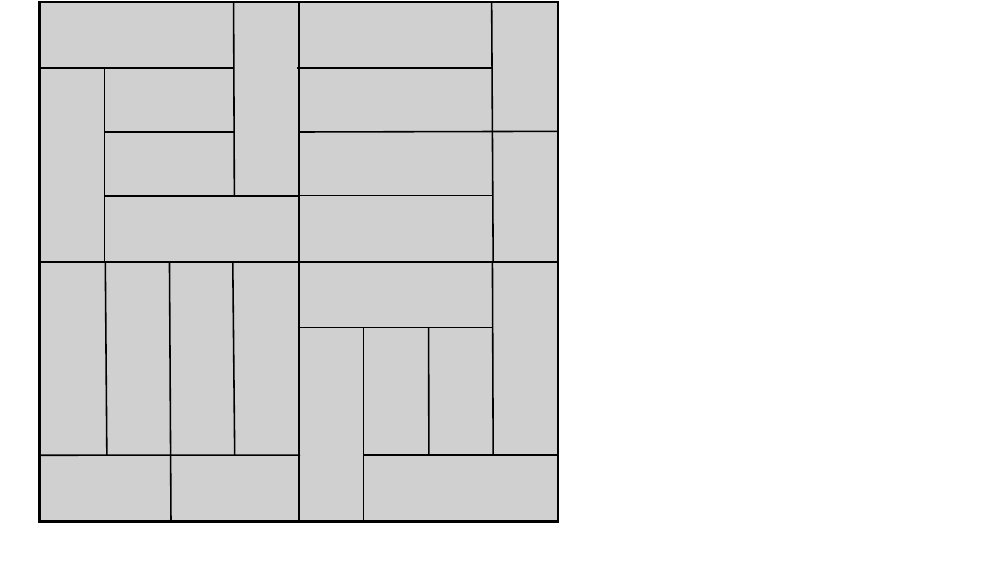
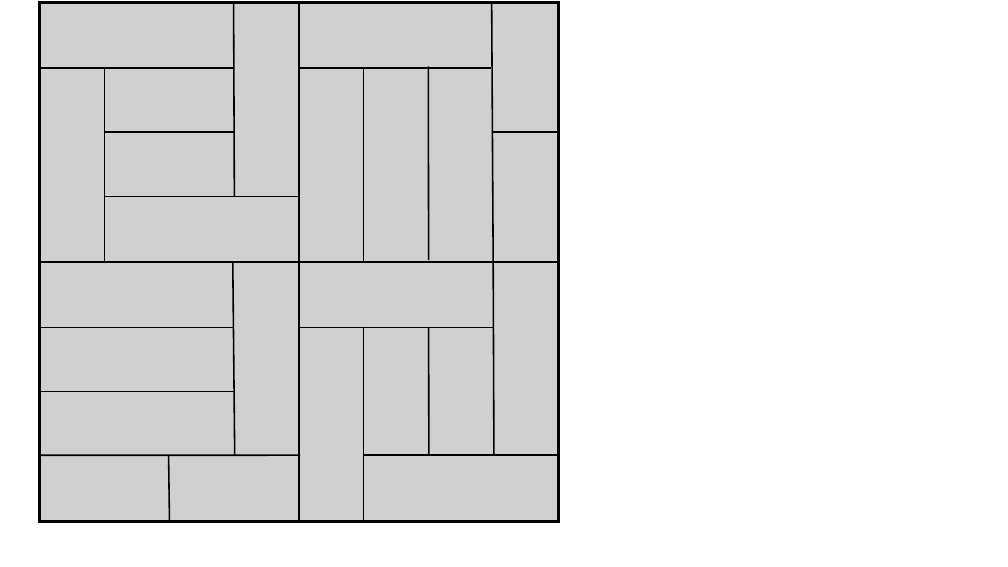
Before and after one commit to Tommy-Dang/wave, a slide deck: slide 1 of images2/Usecase.pptx. Drawn at 1008x567 pixels with LibreOffice and Linux fonts; fonts in the diff are those of the drawing; grey boxes stand for pictures. Boxes give left, top, right and bottom in pixels: in the first picture for what was removed or moved away, otherwise in the second. Text is boxed around its words. In the diff, an @@ line names an element or a change of style, - is before the commit and + after.

```diff
--- a/images2/Usecase.pptx
+++ b/images2/Usecase.pptx
@@ rectangle at [39,2,559,522]: outline #000000 2.25 pt to #000000 3 pt @@
@@ line moved from (300, 196) - (492, 196) to (299, 68) - (491, 68) @@
@@ line moved from (297, 68) - (492, 68) to (364, 262) - (364, 67) @@
@@ line moved from (299, 132) - (558, 132) to (429, 67) - (429, 260) @@
@@ line moved from (107, 455) - (105, 262) to (39, 327) - (234, 327) @@
@@ line moved from (171, 521) - (169, 262) to (234, 392) - (39, 392) @@
@@ line added from (169, 455) to (169, 522), #000000 1.5 pt @@
```
Also in this commit, not shown: 4 other files.
